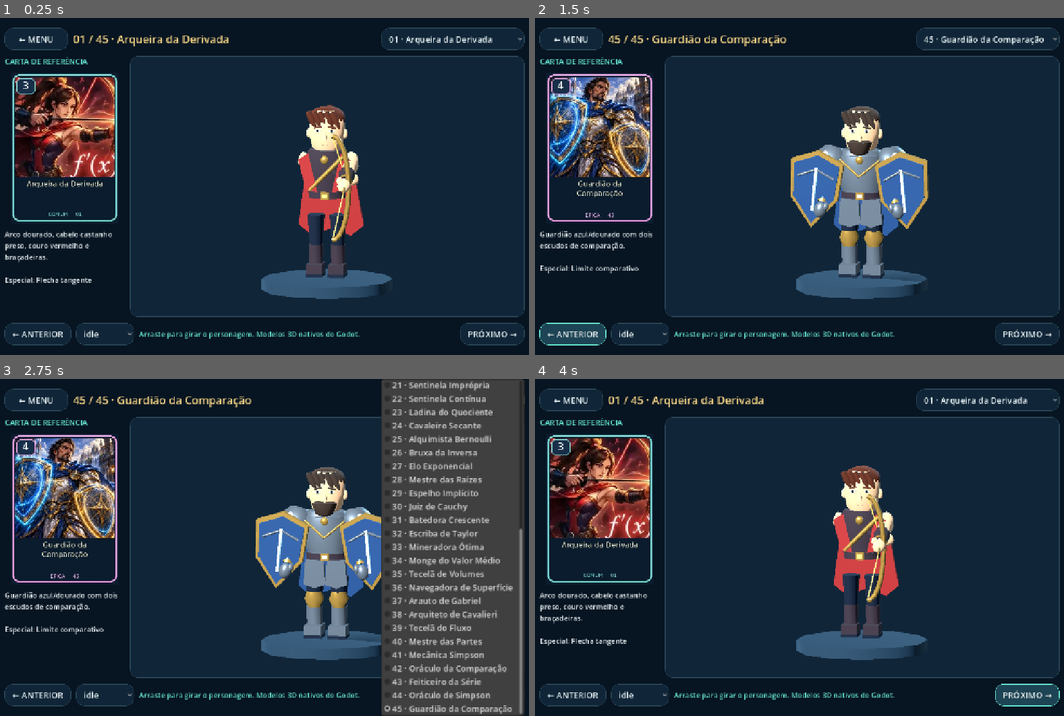
Above: before the commit, frames 1-4 (two rows, left to right).
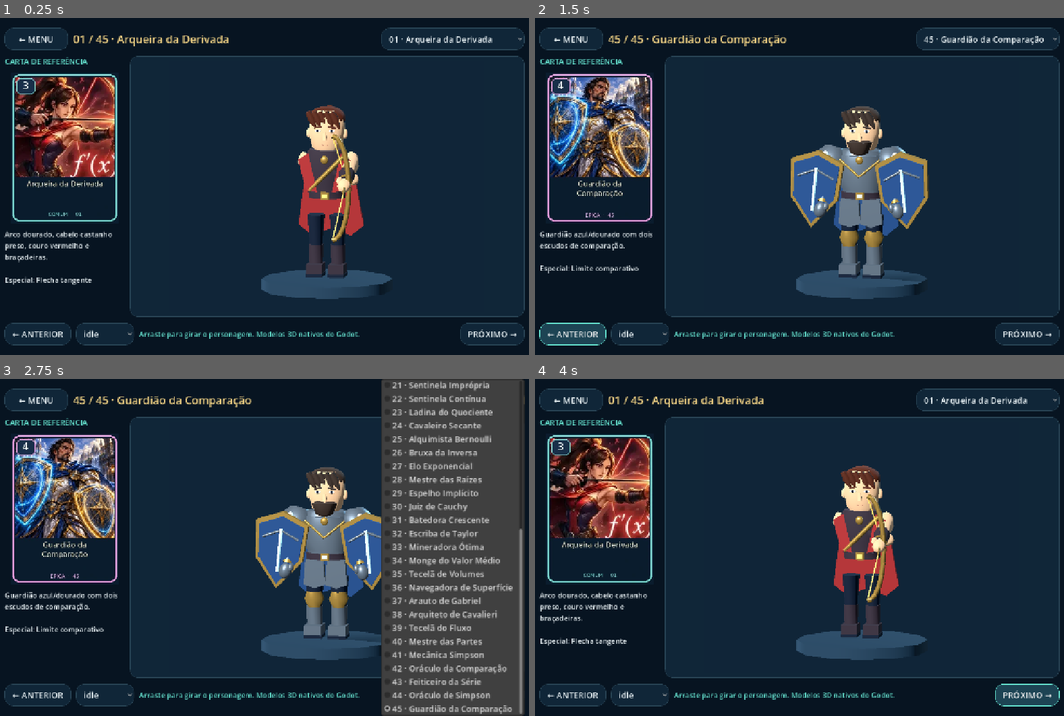
Above: after the commit, the same moments.

Repository: leosardinhalaus-math/leo-sardinha-math
Game: Godot game, scene res://scenes/CharacterGallery.tscn
Two runs of this game, one before a commit and one after it. Both use one fixed random seed, a clock stepped at 60 frames per second and the inputs below. This scene is started directly instead of the project's main scene.
Inputs:
- Up to frame 1 (0.25 s): no input
- Up to frame 2 (1.5 s): click "01 · Arqueira da Derivada" at 0.5 s; click "← ANTERIOR" at 1.25 s
- Up to frame 3 (2.75 s): click "45 · Guardião da Comparação" at 2 s
- Up to frame 4 (4 s): click "idle" at 2.75 s; click "PRÓXIMO →" at 3.5 s

The runs differ from the first frame. In frame 1, 1.9% of the frame differs, in the area x 56-69%, y 27-67%; in frame 2, 1.6%; in frame 3, 1.4%; in frame 4, 1.9%, in the area x 56-69%, y 27-66%.

Commit message:
fix: align the herald's grip and balance gallery lighting

Diff:
--- a/scripts/CharacterGallery.gd
+++ b/scripts/CharacterGallery.gd
@@ -60,19 +60,19 @@
 	settings.background_color = Color("102538")
 	settings.ambient_light_source = Environment.AMBIENT_SOURCE_COLOR
 	settings.ambient_light_color = Color("dce5ef")
-	settings.ambient_light_energy = 0.35
+	settings.ambient_light_energy = 0.25
 	env.environment = settings
 	world.add_child(env)
 	Geo.part(world,"DisplayStand","cylinder",Vector3(0,-0.08,0),Vector3(0.72,0.12,0.72),Geo.material(Color("233c50")))
 	var light = DirectionalLight3D.new()
 	light.rotation_degrees = Vector3(-35,145,0)
-	light.light_energy = 1.0
+	light.light_energy = 0.75
 	light.shadow_enabled = true
 	world.add_child(light)
 	var rim = DirectionalLight3D.new()
 	rim.rotation_degrees = Vector3(-20,-35,0)
 	rim.light_color = Color("8bc7e9")
-	rim.light_energy = 0.35
+	rim.light_energy = 0.20
 	world.add_child(rim)
 	var camera = Camera3D.new()
 	world.add_child(camera)
--- a/scripts/NativeCharacter.gd
+++ b/scripts/NativeCharacter.gd
@@ -367,7 +367,7 @@
 				left_arm.rotation = Vector3(0.80,0,0.12)
 				right_arm.rotation = Vector3(0.80,0,-0.12)
 			"trumpet":
-				right_arm.rotation = Vector3(2.0,0,0.55)
+				right_arm.quaternion = Quaternion(Vector3(0,-0.58,-0.035).normalized(),Vector3(-0.20,0.22,-0.50).normalized())
 			"clock", "scales", "simpson_rig", "wireframe":
 				left_arm.rotation = Vector3(0.6,0,-0.15)
 				right_arm.rotation = Vector3(0.6,0,0.15)
